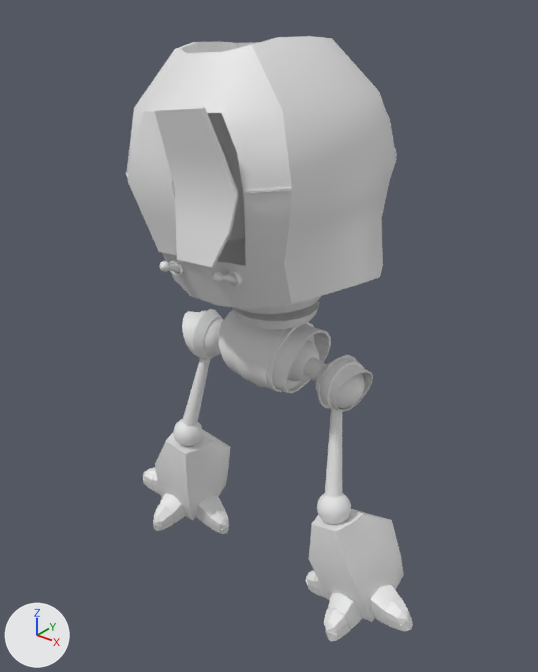
Before and after pictures for a commit that changed the FBX model ProjetBoss/Assets/Resources/Prefabs/an_mode_attaque.FBX.
Camera for both pictures: a 50 mm lens placed at (1.658, -2.415, 2.279), pointed at (0.013, -0.36, 1.005). Lighting does not change. The marker at lower left points along +X, +Y and +Z. Where no turn or scale is listed for an object, it has been applied to the vertices.

Before the edit, the objects in view are built like this:
```python
me_mesh_002 = bpy.data.meshes.new('Mesh.002')
me_mesh_002.from_pydata(...)  # 118 vertices, 117 faces; spans x -11.8..15.5, y -15.3..15.3, z -9.2..9.2
me_mesh_017 = bpy.data.meshes.new('Mesh.017')
me_mesh_017.from_pydata(...)  # 20 vertices, 36 faces; spans x 0.0..25.7, y -22.6..25.5, z -6.9..1.0
me_mesh_042 = bpy.data.meshes.new('Mesh.042')
me_mesh_042.from_pydata(...)  # 50 vertices, 48 faces; spans x -47.5..-3.7, y -10.5..21.8, z -14.8..14.8
ob_box009 = bpy.data.objects.new('Box009', me_mesh_042)
ob_box009.parent = ob_sphere008
ob_box009.location = (-0.0000763, 0.00024, -0.0000114)
ob_box009.rotation_euler = (-0.0043, -0.00808, -0.111)  # degrees (-0.2, -0.5, -6.4)
ob_box025 = bpy.data.objects.new('Box025', me_mesh_017)
ob_box025.parent = ob_box014
ob_box025.location = (0.0, -48.03, 41.33)
ob_box025.rotation_euler = (-1.571, 0.0, -3.063)  # degrees (-90, 0, -175)
ob_box025.scale = (-1.0, -1.0, -1.0)
ob_object017 = bpy.data.objects.new('Object017', me_mesh_002)
ob_object017.parent = ob_object016
ob_object017.location = (0.0, 0.0, 0.0)
# also in view: 'Box013' at (-0.149, -0.743, 1.646); 'Cylinder010' at (0.004, -0.312, 0.918); 'Box014' at (-0.032, -0.309, 1.658); 'Box002' at (0.502, -0.402, 0.19); 'Cylinder013' at (0.385, -0.42, 0.657)
```
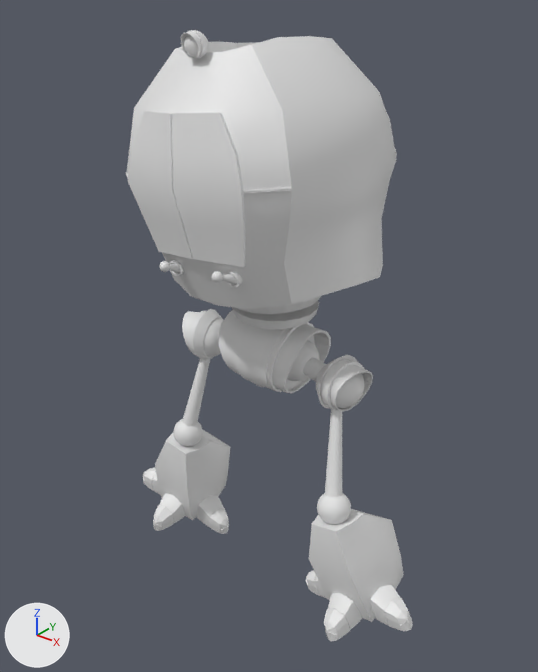
Diff of the bpy script that builds the scene:
```diff
--- a/ProjetBoss/Assets/Resources/Prefabs/an_mode_attaque.FBX.py
+++ b/ProjetBoss/Assets/Resources/Prefabs/an_mode_attaque.FBX.py
@@ me_mesh_014_1 @@
+me_mesh_014_1.from_pydata(...)  # 274 vertices, 272 faces; spans x -0.0497..0.0348, y -0.0222..0.0578, z 0.0504..0.133
@@ me_mesh_018_1 @@
+me_mesh_018_1.from_pydata(...)  # 20 vertices, 18 faces; spans x -0.02..0.255, y -0.01..0.085, z -0.245..0.24
@@ ob_box025 @@
-ob_box025 = bpy.data.objects.new('Box025', me_mesh_017)
-ob_box025.parent = ob_box014
-ob_box025.location = (0.0, -48.03, 41.33)
-ob_box025.rotation_euler = (-1.571, 0.0, -3.063)  # degrees (-90, 0, -175)
-ob_box025.scale = (-1.0, -1.0, -1.0)
@@ ob_ms_phare_robot @@
+ob_ms_phare_robot = bpy.data.objects.new('ms_phare_robot', me_mesh_014_1)
+ob_ms_phare_robot.location = (-0.061, -0.643, 1.992)
@@ ob_ms_door_f_l @@
+ob_ms_door_f_l = bpy.data.objects.new('ms_door_f_l', me_mesh_018_1)
+ob_ms_door_f_l.location = (-0.032, -0.78, 1.669)
```

Boxes [x1, y1, x2, y2] around the edits, measured in the pictures (538 x 672 px):
'ms_door_f_l', added: after [172, 112, 246, 267]
'Box025', deleted: before [155, 107, 238, 267]
'ms_phare_robot', added: after [181, 30, 209, 58]
